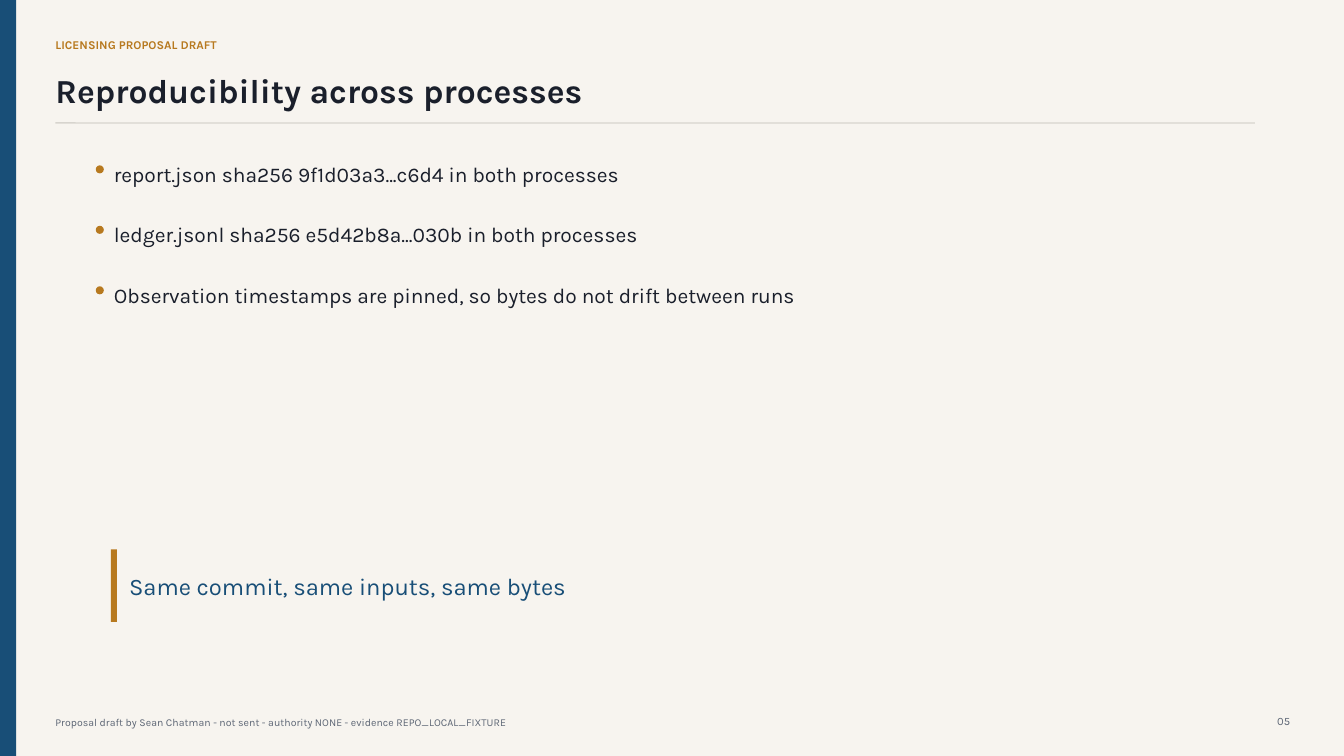
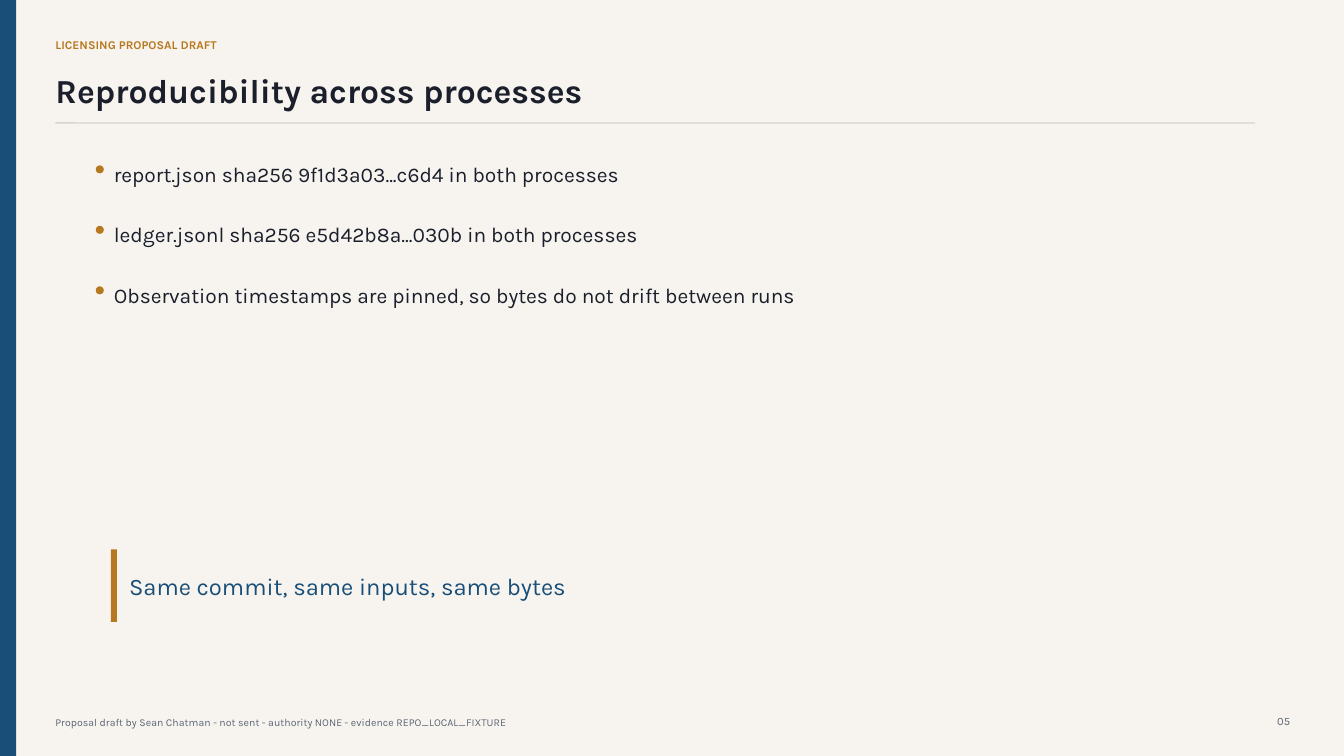
Before and after one commit to seanchatmangpt/xaas, a slide deck: slide 5 of docs/case-studies/greene-licensing/greene_licensing_proposal_draft.pptx. Drawn at 1344x756 pixels with LibreOffice and Linux fonts; fonts in the diff are those of the drawing. Boxes give left, top, right and bottom in pixels: in the first picture for what was removed or moved away, otherwise in the second. Text is boxed around its words. In the diff, an @@ line names an element or a change of style, - is before the commit and + after.

```diff
--- a/docs/case-studies/greene-licensing/greene_licensing_proposal_draft.pptx
+++ b/docs/case-studies/greene-licensing/greene_licensing_proposal_draft.pptx
@@ text at box(114, 167, 619, 187): text changed @@
-report.json sha256 9f1d03a3...c6d4 in both processes
+report.json sha256 9f1d3a03...c6d4 in both processes
```
Also in this commit, not shown: 6 other files.
